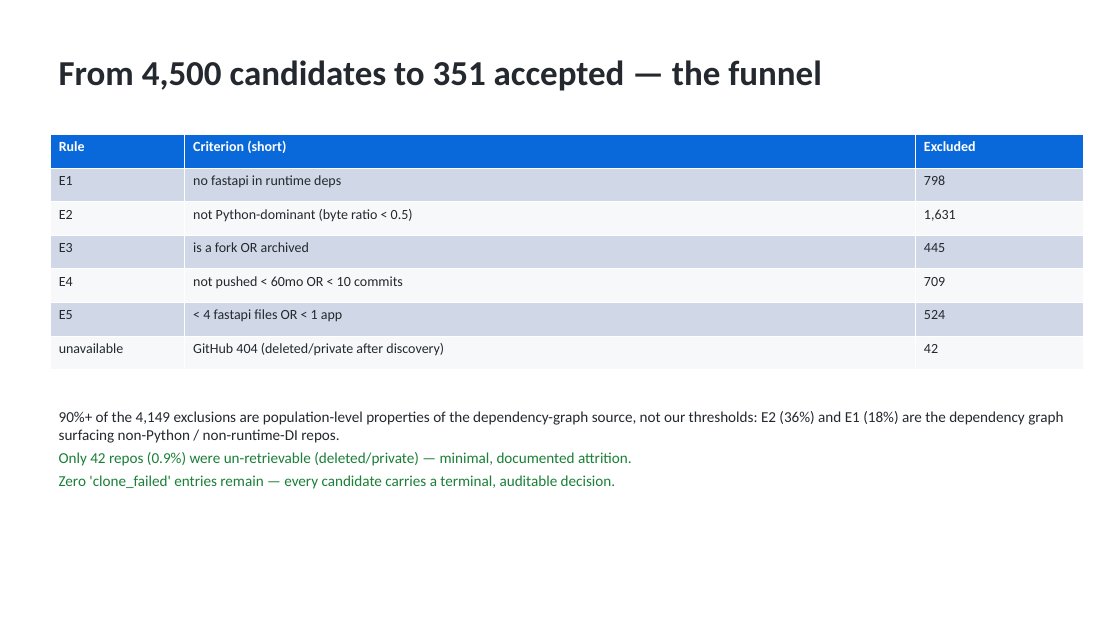
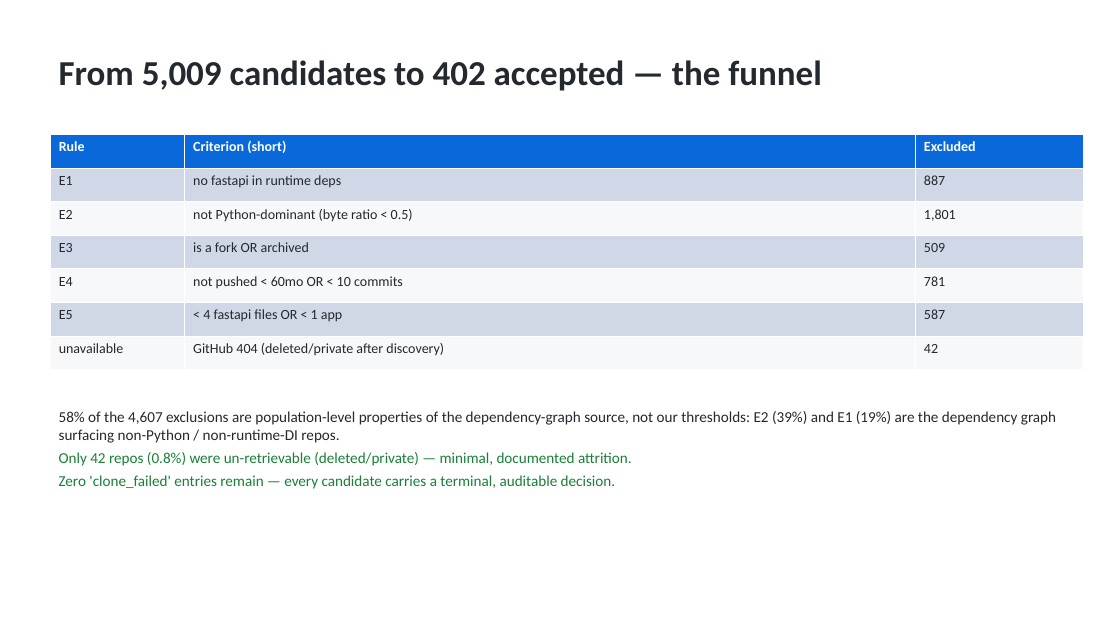
Before and after one commit to codeCrack-01/fastapi-di-empirical-study, a slide deck: slide 7 of analysis/out/fastapi_di_presentation.pptx. Drawn at 1120x630 pixels with LibreOffice and Linux fonts; fonts in the diff are those of the drawing. Boxes give left, top, right and bottom in pixels: in the first picture for what was removed or moved away, otherwise in the second. Text is boxed around its words. In the diff, an @@ line names an element or a change of style, - is before the commit and + after.

```diff
--- a/analysis/out/fastapi_di_presentation.pptx
+++ b/analysis/out/fastapi_di_presentation.pptx
@@ text at (59, 60, 821, 91): text changed @@
-From 4,500 candidates to 351 accepted — the funnel
+From 5,009 candidates to 402 accepted — the funnel
@@ table at (50, 134, 1084, 370) @@
-row 2, column 3: 798
+row 2, column 3: 887
-row 3, column 3: 1,631
+row 3, column 3: 1,801
-row 4, column 3: 445
+row 4, column 3: 509
-row 5, column 3: 709
+row 5, column 3: 781
-row 6, column 3: 524
+row 6, column 3: 587
@@ text at (59, 411, 1056, 466): text changed @@
-90%+ of the 4,149 exclusions are population-level properties of the dependency-graph source, not our thresholds: E2 (36%) and E1 (18%) are the dependency graph surfacing non-Python / non-runtime-DI repos.
-Only 42 repos (0.9%) were un-retrievable (deleted/private) — minimal, documented attrition.
+58% of the 4,607 exclusions are population-level properties of the dependency-graph source, not our thresholds: E2 (39%) and E1 (19%) are the dependency graph surfacing non-Python / non-runtime-DI repos.
+Only 42 repos (0.8%) were un-retrievable (deleted/private) — minimal, documented attrition.
```
Also in this commit, not shown: 19 other slides changed, 29 other files.
